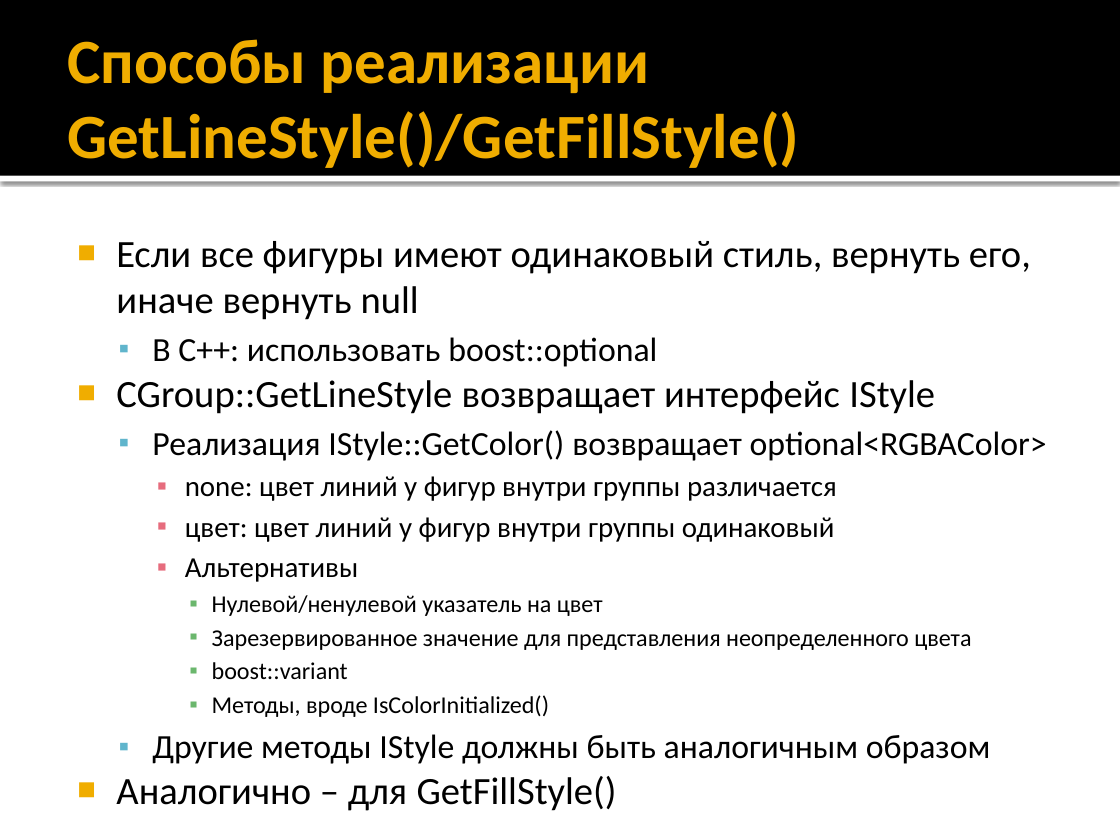
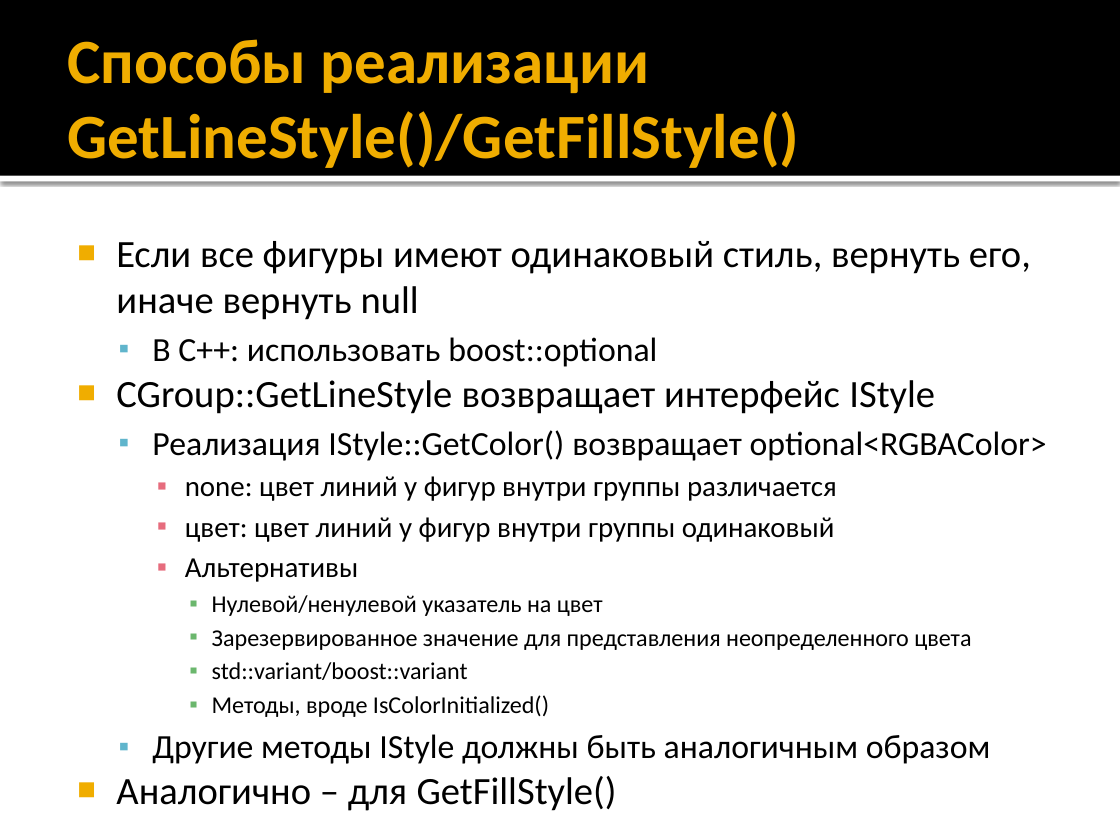
Before and after one commit to iv-sergius/ood, a slide deck: slide 34 of lectures/10.composite/composite.pptx. Drawn at 1120x840 pixels with LibreOffice and Linux fonts; fonts in the diff are those of the drawing. Boxes give left, top, right and bottom in pixels: in the first picture for what was removed or moved away, otherwise in the second. Text is boxed around its words. In the diff, an @@ line names an element or a change of style, - is before the commit and + after.

```diff
--- a/lectures/10.composite/composite.pptx
+++ b/lectures/10.composite/composite.pptx
@@ text at [212,662,468,680]: text changed @@
-      ▪ boost::variant
+      ▪ std::variant/boost::variant
```
Also in this commit, not shown: 3 other files.
